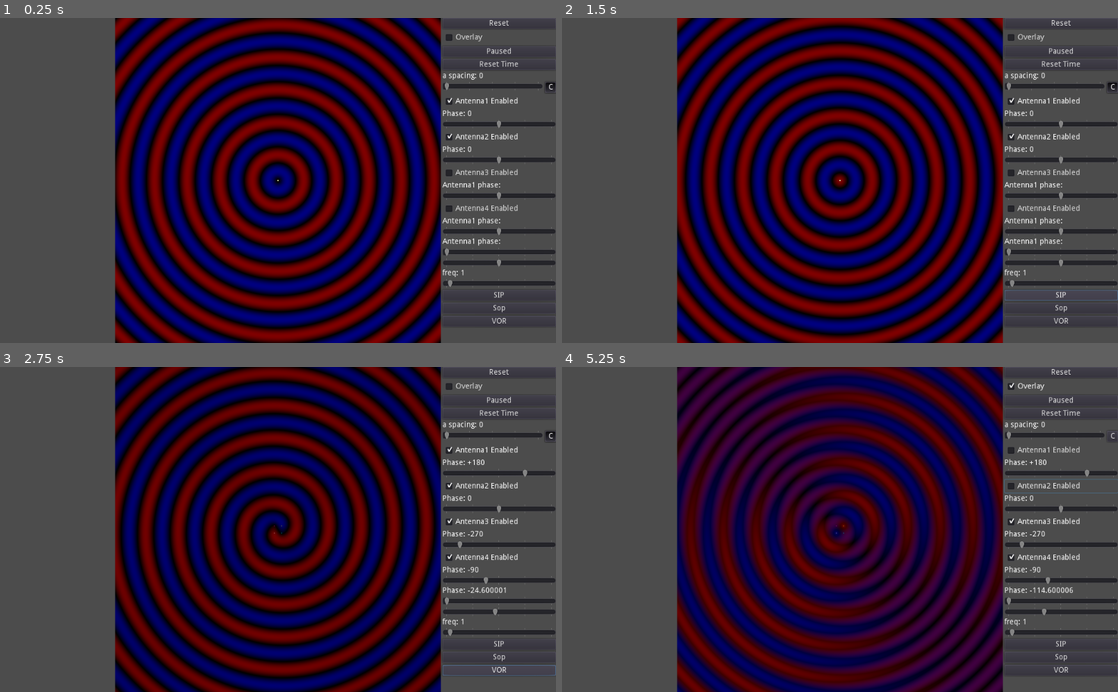
Above: before the commit, frames 1-4 (two rows, left to right).
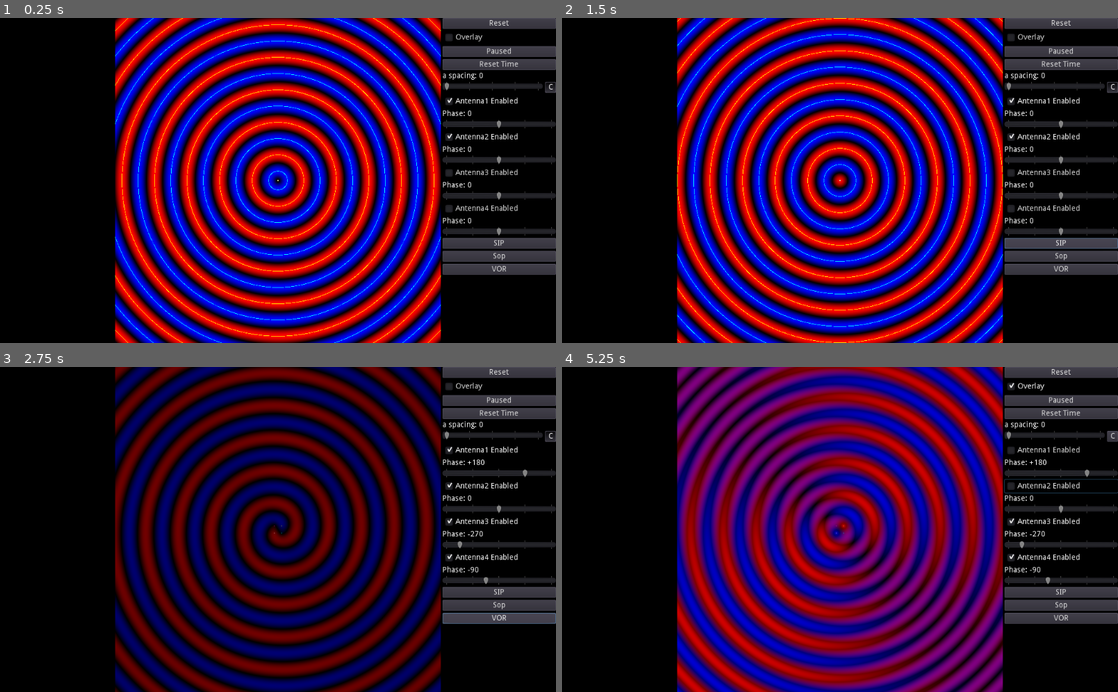
Above: after the commit, the same moments.

Repository: scapegoat57/NavSim
Game: Godot game, scene res://AntennaGraph.tscn
The game is run twice, just before and just after one commit, with the same random seed, the same clock (stepped at 60 frames per second) and the same inputs.
Inputs:
- Up to frame 1 (0.25 s): no input
- Up to frame 2 (1.5 s): click "Reset" at 0.5 s; click "SIP" at 1.25 s
- Up to frame 3 (2.75 s): click "VOR" at 2 s
- Up to frame 4 (5.25 s): click "Overlay" at 2.75 s; click "C" at 3.5 s; click "Antenna1 Enabled" at 4.25 s; click "Antenna2 Enabled" at 5 s

The runs differ from the first frame. In frame 1, 88% of the frame differs, in the area x 0-100%, y 0-100%; in frame 2, 88%; in frame 3, 36%; in frame 4, 93%.

Commit message:
removed incorrect carrier vor stuff

Diff:
--- a/project/AntennaGraph.tscn
+++ b/project/AntennaGraph.tscn
@@ -28,7 +28,6 @@
 margin_right = 812.0
 margin_bottom = 600.0
 script = ExtResource( 2 )
-a_label_path = NodePath("../../GraphControls/ASpaceLabel")
 
 [node name="GraphControls" type="VBoxContainer" parent="."]
 anchor_left = 0.796
@@ -185,62 +184,22 @@
 tick_count = 5
 ticks_on_borders = true
 
-[node name="CarrierPhaseLabel" type="Label" parent="GraphControls"]
+[node name="SipButton" type="Button" parent="GraphControls"]
 margin_top = 406.0
 margin_right = 209.0
-margin_bottom = 420.0
-text = "Antenna1 phase:"
-
-[node name="CarrierAmplitudeSlider" type="HSlider" parent="GraphControls"]
-margin_top = 424.0
-margin_right = 209.0
-margin_bottom = 440.0
-max_value = 1.0
-step = 0.01
-tick_count = 5
-ticks_on_borders = true
-
-[node name="CarrierPhaseSlider" type="HSlider" parent="GraphControls"]
-margin_top = 444.0
-margin_right = 209.0
-margin_bottom = 460.0
-min_value = -360.0
-max_value = 360.0
-step = 0.0
-tick_count = 5
-ticks_on_borders = true
-
-[node name="CarrierFreqLabel" type="Label" parent="GraphControls"]
-margin_top = 464.0
-margin_right = 209.0
-margin_bottom = 478.0
-text = "freq:"
-
-[node name="CarrierFreqSlider" type="HSlider" parent="GraphControls"]
-margin_top = 482.0
-margin_right = 209.0
-margin_bottom = 498.0
-max_value = 30.0
-step = 0.1
-tick_count = 5
-ticks_on_borders = true
-
-[node name="SipButton" type="Button" parent="GraphControls"]
-margin_top = 502.0
-margin_right = 209.0
-margin_bottom = 522.0
+margin_bottom = 426.0
 text = "SIP"
 
 [node name="SopButton" type="Button" parent="GraphControls"]
-margin_top = 526.0
-margin_right = 209.0
-margin_bottom = 546.0
+margin_top = 430.0
+margin_right = 209.0
+margin_bottom = 450.0
 text = "Sop"
 
 [node name="VorButton" type="Button" parent="GraphControls"]
-margin_top = 550.0
-margin_right = 209.0
-margin_bottom = 570.0
+margin_top = 454.0
+margin_right = 209.0
+margin_bottom = 474.0
 text = "VOR"
 
 [connection signal="gui_input" from="GraphContainer/Graph" to="GraphContainer/Graph" method="_on_Graph_gui_input"]
@@ -258,9 +217,6 @@
 [connection signal="value_changed" from="GraphControls/Antenna3PhaseSlider" to="GraphControls" method="_on_Antenna3PhaseSlider_value_changed"]
 [connection signal="toggled" from="GraphControls/Antenna4Enabled" to="GraphControls" method="_on_Antenna4Enabled_toggled"]
 [connection signal="value_changed" from="GraphControls/Antenna4PhaseSlider" to="GraphControls" method="_on_Antenna4PhaseSlider_value_changed"]
-[connection signal="value_changed" from="GraphControls/CarrierAmplitudeSlider" to="GraphControls" method="_on_CarrierAmplitudeSlider_value_changed"]
-[connection signal="value_changed" from="GraphControls/CarrierPhaseSlider" to="GraphControls" method="_on_CarrierPhaseSlider_value_changed"]
-[connection signal="value_changed" from="GraphControls/CarrierFreqSlider" to="GraphControls" method="_on_CarrierFreqSlider_value_changed"]
 [connection signal="pressed" from="GraphControls/SipButton" to="GraphControls" method="_on_SipButton_pressed"]
 [connection signal="pressed" from="GraphControls/SopButton" to="GraphControls" method="_on_SopButton_pressed"]
 [connection signal="pressed" from="GraphControls/VorButton" to="GraphControls" method="_on_VorButton_pressed"]
--- a/project/default_env.tres
+++ b/project/default_env.tres
@@ -3,5 +3,5 @@
 [sub_resource type="ProceduralSky" id=1]
 
 [resource]
-background_mode = 2
+background_mode = 1
 background_sky = SubResource( 1 )
--- a/project/graph_controls.gd
+++ b/project/graph_controls.gd
@@ -14,7 +14,6 @@
 	if vor_mode:
 		if not vor_paused:
 			vor_timer+=delta;
-		$CarrierPhaseSlider.value=lerp(0,-360,fmod(vor_timer,10.0/1.0)/(10.0/1))
 
 
 
@@ -44,8 +43,13 @@
 	$ASpaceHBox/ASpaceToggle.pressed=true;
 	$Antenna1PhaseSlider.value = 0;
 	$Antenna2PhaseSlider.value = 0;
-	$CarrierFreqSlider.value=1.0;
+	$Antenna3PhaseSlider.value = 0;
+	$Antenna4PhaseSlider.value = 0;
 	vor_mode=false;
+	graph_node.set_antenna_pos(1,Vector2.ZERO)
+	graph_node.set_antenna_pos(2,Vector2.ZERO)
+	graph_node.set_antenna_pos(3,Vector2.ZERO)
+	graph_node.set_antenna_pos(4,Vector2.ZERO)
 
 
 
@@ -101,7 +105,6 @@
 	$Antenna4PhaseSlider.value=-90.0
 	$Antenna3Enabled.pressed = true
 	$Antenna4Enabled.pressed = true
-	$CarrierAmplitudeSlider.value=0
 	vor_mode=true;
 
 
@@ -113,17 +116,3 @@
 func _on_Antenna4PhaseSlider_value_changed(value):
 	graph_node.set_antenna_phase(4,value)
 	$Antenn4PhaseLabel.text="Phase: " + ("+" if value>0 else "") + String(value)
-
-
-func _on_CarrierAmplitudeSlider_value_changed(value):
-	graph_node.set_antenna_amplitude(5,value)
-
-
-func _on_CarrierPhaseSlider_value_changed(value):
-	graph_node.set_antenna_phase(5,value)
-	$CarrierPhaseLabel.text="Phase: " + ("+" if value>0 else "") + String(value)
-
-
-func _on_CarrierFreqSlider_value_changed(value):
-	graph_node.set_carrier_freq(value)
-	$CarrierFreqLabel.text="freq: "+String(value)
--- a/project/project.godot
+++ b/project/project.godot
@@ -31,4 +31,5 @@
 [rendering]
 
 quality/driver/driver_name="GLES2"
+environment/default_clear_color=Color( 0, 0, 0, 1 )
 environment/default_environment="res://default_env.tres"
--- a/project/radiation_graph.gd
+++ b/project/radiation_graph.gd
@@ -4,7 +4,6 @@
 export var Paused=false;
 export var ZoomLevel=10.0
 export var Origin:Vector2=Vector2(0,0)
-export var a_label_path:NodePath
 export var Frequency=1
 var timer=0.0;
 
@@ -30,6 +29,10 @@
 func _on_reset_time_button_pressed():
 	timer=0
 	material.set_shader_param("timer",timer)
+
+func set_antenna_pos(antenna, position):
+	var param="ant"+String(antenna)+"_pos"
+	material.set_shader_param(param, position)
 
 func set_pos_with_a_spacing(var a_spacing):
 	var pos1=Vector2(0,a_spacing/360/Frequency)
@@ -92,6 +95,3 @@
 func set_antenna_amplitude(antenna, amplitude):
 	var param="ant" + String(antenna) + "_amplitude"
 	material.set_shader_param(param,amplitude)
-
-func set_carrier_freq(freq):
-	material.set_shader_param("carrier_freq",freq)
--- a/project/radiation_material.tres
+++ b/project/radiation_material.tres
@@ -17,8 +17,6 @@
 shader_param/ant4_pos = Vector2( 0, 0 )
 shader_param/ant4_phase = 0.0
 shader_param/ant4_amplitude = 0.0
-shader_param/ant5_amplitude = 0.0
-shader_param/ant5_phase = 0.0
 shader_param/timer = null
 shader_param/freq = 3.0
 shader_param/carrier_freq = 1.0
--- a/project/radiation_shader.tres
+++ b/project/radiation_shader.tres
@@ -19,8 +19,6 @@
 uniform vec2 ant4_pos=vec2(0);
 uniform float ant4_phase:hint_range(-360.0,360.0,0.1)=0.0;
 uniform float ant4_amplitude:hint_range(0.0,1.0,0.1)=0.0;
-uniform float ant5_amplitude:hint_range(0.0,1.0,.1)=0.0;
-uniform float ant5_phase:hint_range(-360.0,360.0,0.1)=0.0;
 uniform float timer;
 uniform float freq=3.0;
 uniform float carrier_freq=1.0;
@@ -43,15 +41,6 @@
 	return intensity;
 }
 
-float intensity_from_stationary(vec2 antenna_position, vec2 field_position, float phase)
-{
-	vec2 direction=field_position - antenna_position;
-	float dist=length(direction);
-	float intensity=sin(carrier_freq * dist * TWO_PI - radians(phase) - (timer*time_scale)+time_shift);
-	//intensity*=0.5;
-	return intensity;
-}
-
 float circle(vec2 dot_pos, vec2 world_pos,float radius)
 {
 	vec2 position=dot_pos-world_pos;
@@ -60,23 +49,22 @@
 
 void fragment(){
 	vec2 world_pos = uv_to_world(UV.xy);
-	float total_enabled=4.0;
-//	if (ant1_amplitude>0.0)
-//		total_enabled+=1.0;
-//	if (ant2_amplitude>0.0)
-//		total_enabled+=1.0;
-//	if (ant3_amplitude>0.0)
-//		total_enabled+=1.0;
-//	if (ant4_amplitude>0.0)
-//		total_enabled+=1.0;
-	total_enabled=max(total_enabled,2);
+	float total_enabled=0.0;
+	if (ant1_amplitude>0.0)
+		total_enabled+=1.0;
+	if (ant2_amplitude>0.0)
+		total_enabled+=1.0;
+	if (ant3_amplitude>0.0)
+		total_enabled+=1.0;
+	if (ant4_amplitude>0.0)
+		total_enabled+=1.0;
+	total_enabled=max(total_enabled,1.75);
 	float amp_share = 1.0/total_enabled;
 	float ant1 = intensity_from(ant1_pos, world_pos, ant1_phase) * ant1_amplitude / total_enabled;
 	float ant2 = intensity_from(ant2_pos, world_pos, ant2_phase) * ant2_amplitude / total_enabled;
 	float ant3 = intensity_from(ant3_pos, world_pos, ant3_phase) * ant3_amplitude / total_enabled;
 	float ant4 = intensity_from(ant4_pos, world_pos, ant4_phase) * ant4_amplitude / total_enabled;
-	float carrier=intensity_from_stationary(vec2(0), world_pos, ant5_phase) * ant5_amplitude;
-	float total= ant1 + ant2 + ant3 + ant4 + carrier;
+	float total= ant1 + ant2 + ant3 + ant4;
 //	total=total/total_enabled;
 	if (overlay)
 		COLOR=vec4(-min(0,ant1)-min(0,ant2)-min(0,ant3)-min(0,ant4),0,
